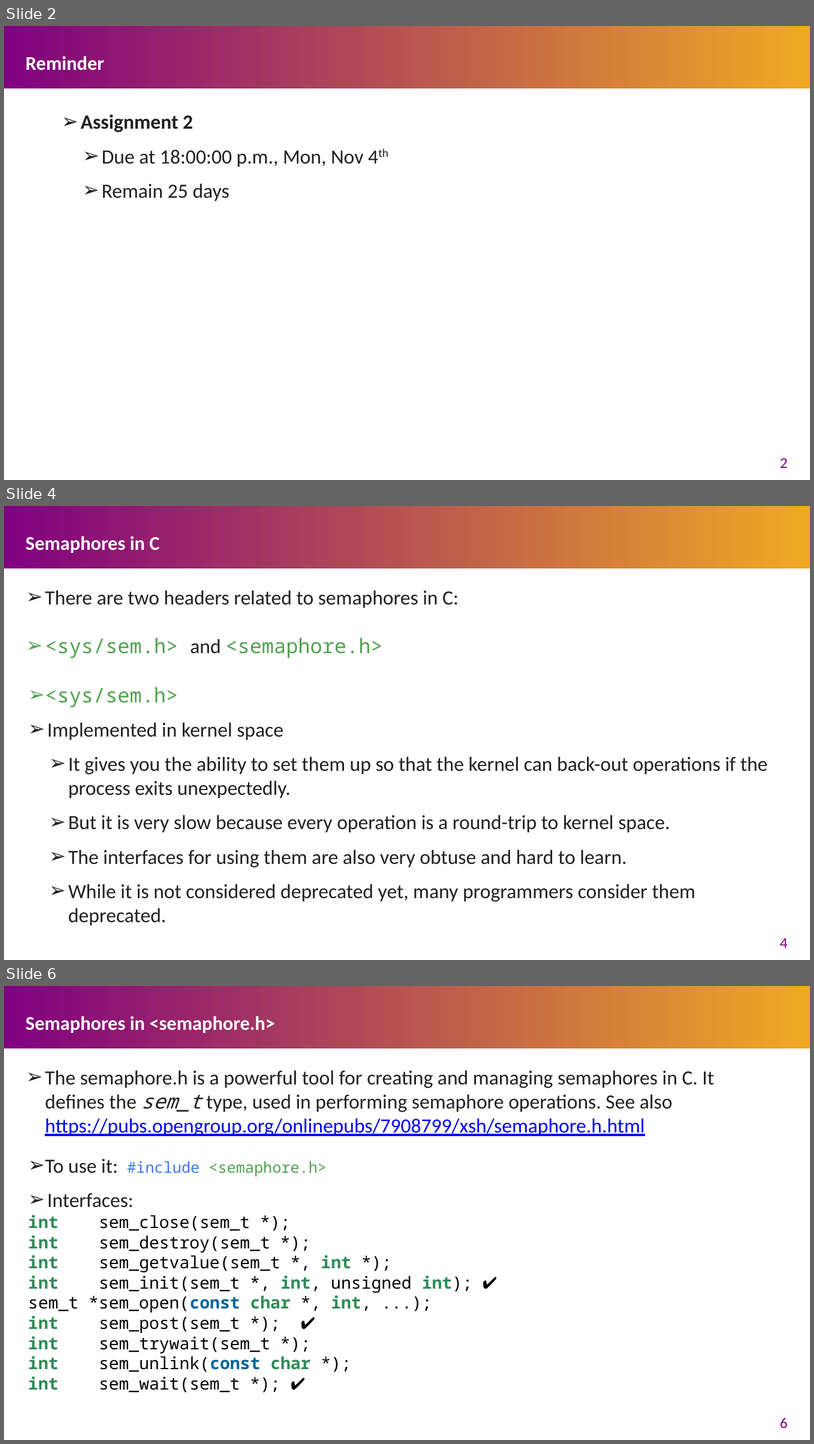
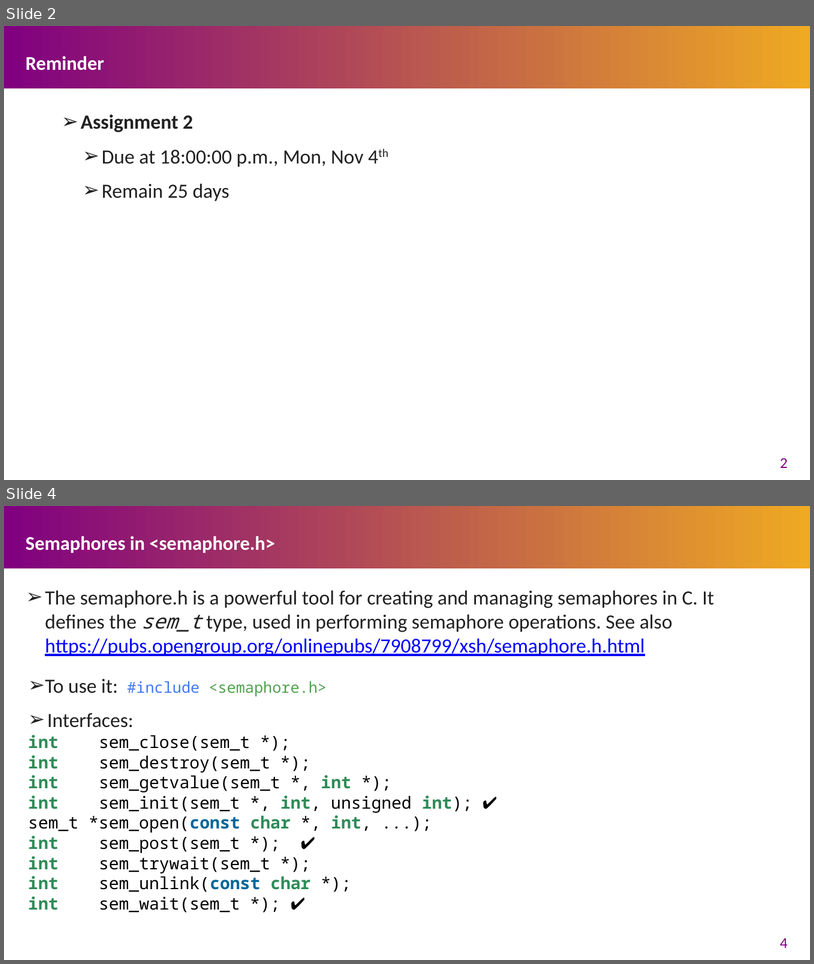
Before and after one commit to henryhxu/CSCI3150, a slide deck: tutorial/T06/tut06.pptx. Shown one above the other, each under a label of ours: slides 2, 4 and 6 before the commit, slides 2 and 4 after it; the slides between them are not shown. The pictures are 814x1444 and 814x964 pixels, drawn with LibreOffice and Linux fonts; fonts in the diff are those of the drawing. Boxes give left, top, right and bottom in pixels: in the first picture for what was removed or moved away, otherwise in the second. Text is boxed around its words. In the diff, an @@ line names an element or a change of style, - is before the commit and + after.

```diff
--- a/tutorial/T06/tut06.pptx
+++ b/tutorial/T06/tut06.pptx
@@ slide 4 removed at box(4, 506, 810, 960), background #FFFFFF; not listed: 1 template element that a slide beside it also shows @@
@@ title removed at box(26, 536, 159, 553) @@
-Semaphores in C
@@ text removed at box(45, 590, 459, 658) @@
-➢ There are two headers related to semaphores in C:
-➢ <sys/sem.h> and <semaphore.h>
@@ text removed at box(45, 687, 768, 925) @@
-➢ <sys/sem.h>
-➢ Implemented in kernel space
-  ➢ It gives you the ability to set them up so that the kernel can back-out operations if the process exits unexpectedly.
-  ➢ But it is very slow because every operation is a round-trip to kernel space.
-  ➢ The interfaces for using them are also very obtuse and hard to learn.
-  ➢ While it is not considered deprecated yet, many programmers consider them deprecated.
@@ page number removed at box(780, 937, 788, 948) @@
-4
@@ what was slide 6 is now slide 4 @@
@@ page number at box(780, 937, 788, 948): text changed @@
-6
+4
```
Also in this commit, not shown: 1 slide changed, 1 other slide removed.
